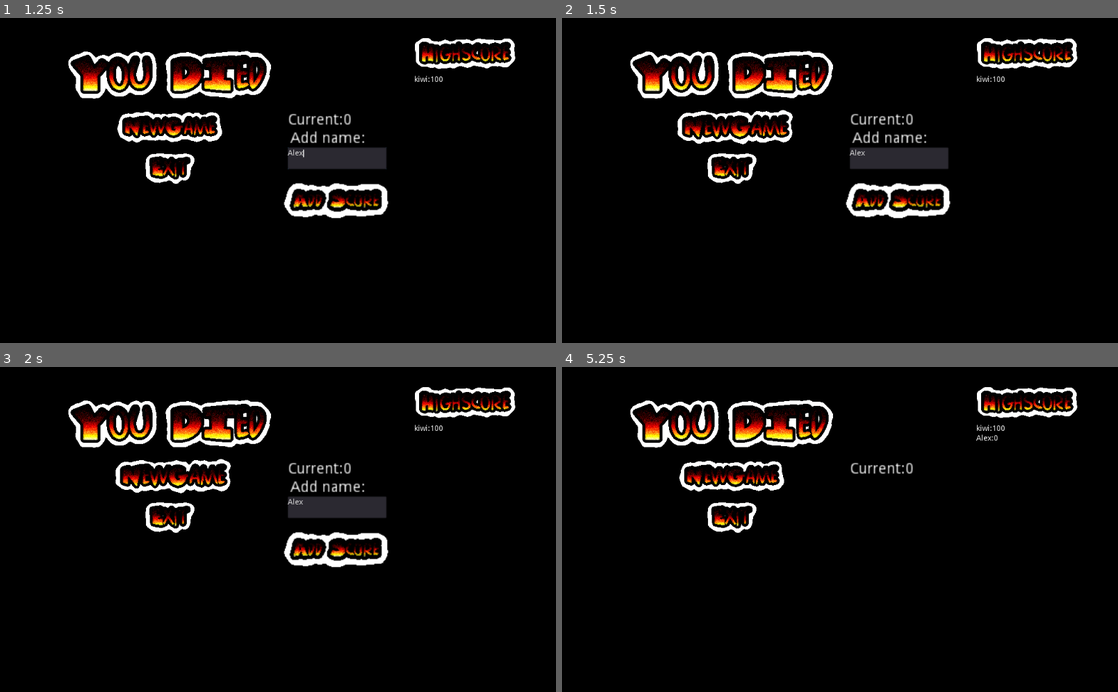
Above: before the commit, frames 1-4 (two rows, left to right).
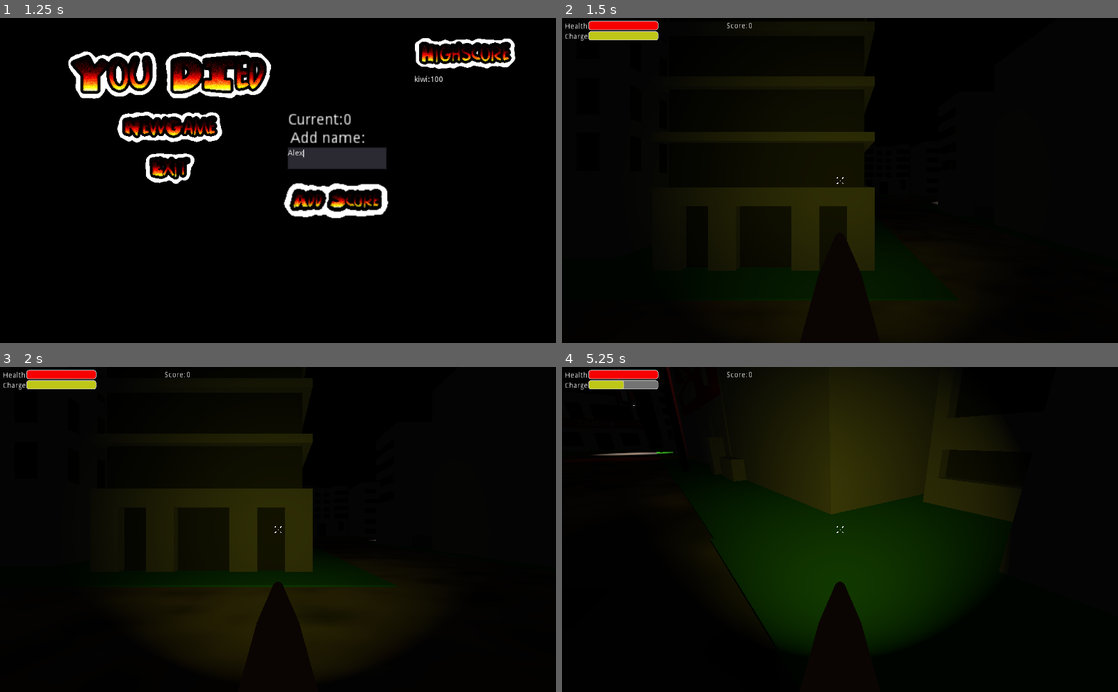
Above: after the commit, the same moments.

Repository: Bricode/BestGroupGameJam2021
Game: Godot game, scene res://Ui/DeathScreen/DeathScreen.tscn
Two runs of this game, one before a commit and one after it. Both use one fixed random seed, a clock stepped at 60 frames per second and the inputs below. This scene is started directly instead of the project's main scene.
Inputs (mouse positions are in pixels of both pictures, inside the frame that each line leads up to):
- Up to frame 1 (1.25 s): click (339, 157) at 0.52 s; type "Alex" at 0.6 s
- Up to frame 2 (1.5 s): click (728, 125) at 1.25 s
- Up to frame 3 (2 s): no input
- Up to frame 4 (5.25 s): click (728, 474) at 2.02 s; click (728, 422) at 2.77 s; click (895, 549) at 3.52 s; click (1029, 402) at 4.27 s; tap Enter at 5 s; move the mouse to (962, 513) at 5.02 s; press the mouse at (962, 513) at 5.03 s; hold D (move_right) from 5.03 s (still down)

Frame 1 is identical in both runs. In frame 2, 14% of the frame differs, in the area x 0-93%, y 0-95%; in frame 3, 20%; in frame 4, 33%, in the area x 0-93%, y 0-87%.

Commit message:
fixed strafe

Diff:
--- a/BestGroupGameJam2021/Player/Player.gd
+++ b/BestGroupGameJam2021/Player/Player.gd
@@ -41,8 +41,6 @@
 
 	if Input.is_action_pressed("sprint"):
 		acceleration = 100
-	elif Input.is_action_pressed("move_forward") and Input.is_action_pressed("move_left") or Input.is_action_pressed("move_forward") and Input.is_action_pressed("move_right"):
-		acceleration = 200
 	else:
 		acceleration = 50
 
@@ -70,6 +68,7 @@
 
 
 	if Input.is_action_pressed("primary_fire") and PlayerInfo.score >= 20100:
+		$LazerSound.play()
 		if PlayerInfo.charge >= 1:
 			PlayerInfo.change_charge(-1)
 			var lazer = load("res://Player/LaserMesh.tscn").instance()
--- a/BestGroupGameJam2021/Ui/DeathScreen/DeathScreen.gd
+++ b/BestGroupGameJam2021/Ui/DeathScreen/DeathScreen.gd
@@ -13,7 +13,7 @@
 func _on_NewGame_pressed():
 	PlayerInfo.health = 100
 	PlayerInfo.charge = 100
-	get_tree().change_scene("res://Levels/Level1.tscn")
+	get_tree().change_scene("res://Levels/City.tscn")
 
 func add_hight_score(number,name):
 	$YouDied/Add_score/Add_score_button.disabled = true
